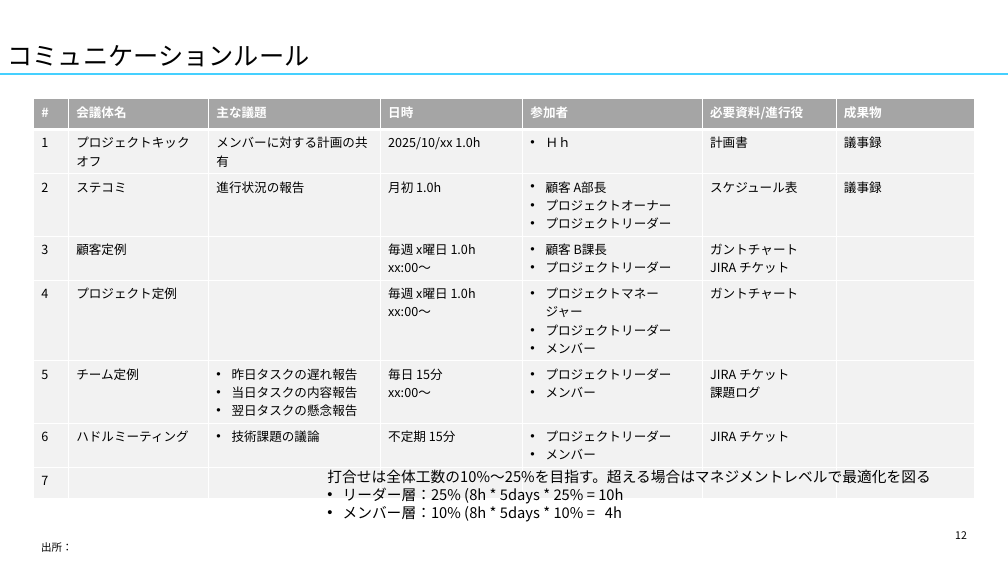
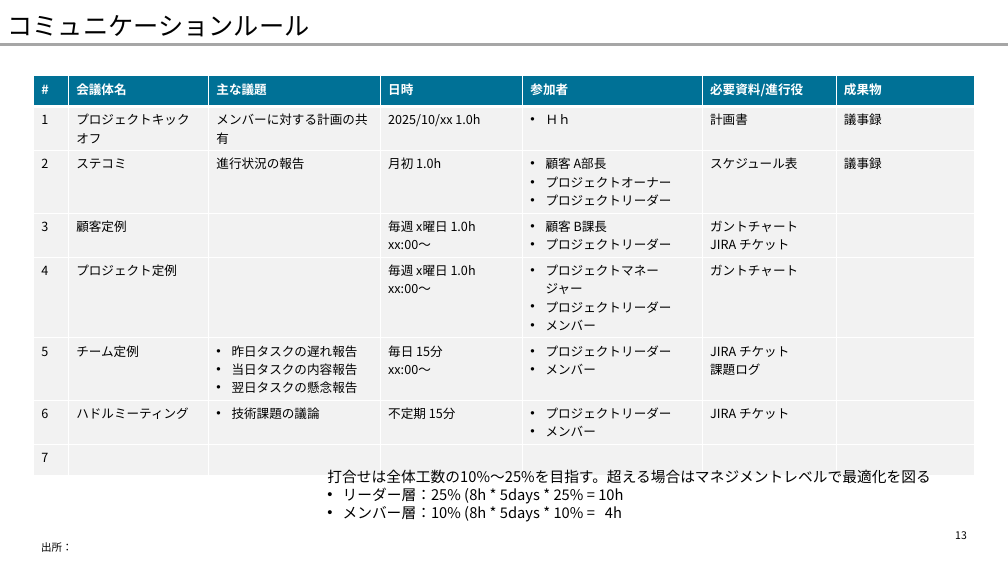
Before and after one commit to yuzucha16/dotfiles, a slide deck: slide 13 of office/Blank.potx (slide 12 before the commit). Drawn at 1008x567 pixels with LibreOffice and Linux fonts; fonts in the diff are those of the drawing. Boxes give left, top, right and bottom in pixels: in the first picture for what was removed or moved away, otherwise in the second. Text is boxed around its words. In the diff, an @@ line names an element or a change of style, - is before the commit and + after.

```diff
--- a/office/Blank.potx
+++ b/office/Blank.potx
@@ title "コミュニケーションルール": place and size @@
-title "コミュニケーションルール" at [8, 45, 310, 67]
+title "コミュニケーションルール" at [8, 15, 310, 37]
@@ line moved from (0, 74) - (1008, 74) to (0, 45) - (1008, 45) @@
@@ line (0, 45) - (1008, 45): stroke #45D0FF 2.25 pt to #A6A6A6 2.25 pt @@
@@ table at [34, 76, 974, 466] @@
@@ fill #A5A5A5 to #007096 in row 1 @@
@@ table: place and size @@
-table at [34, 99, 974, 489]
+table at [34, 76, 974, 466]
```
Also in this commit, not shown: 33 other slides changed, 1 slide added, 1 other file.
